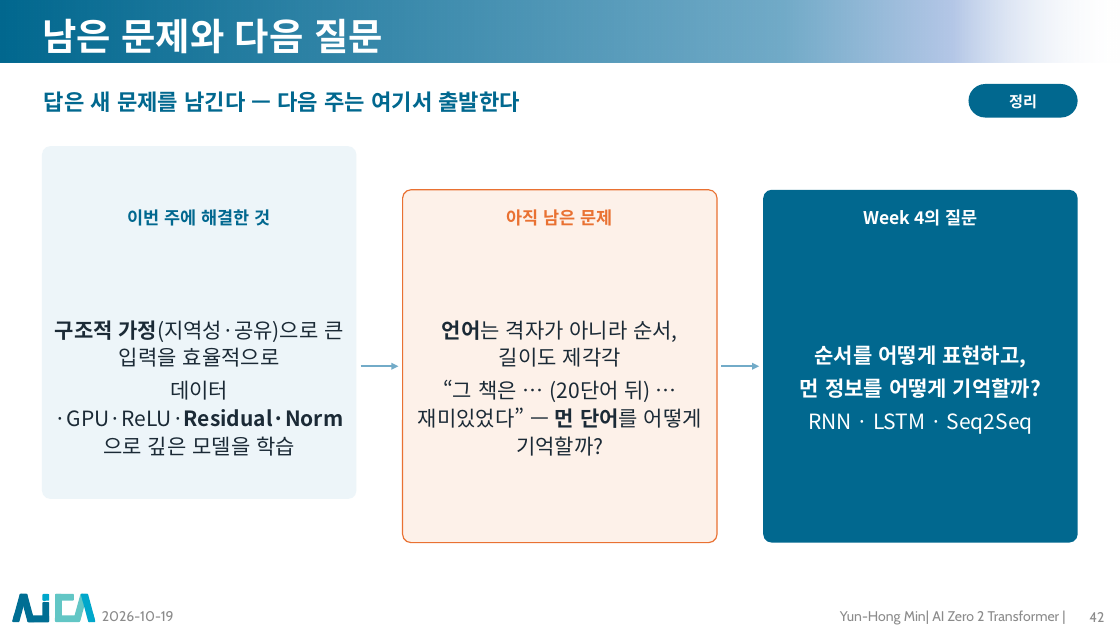
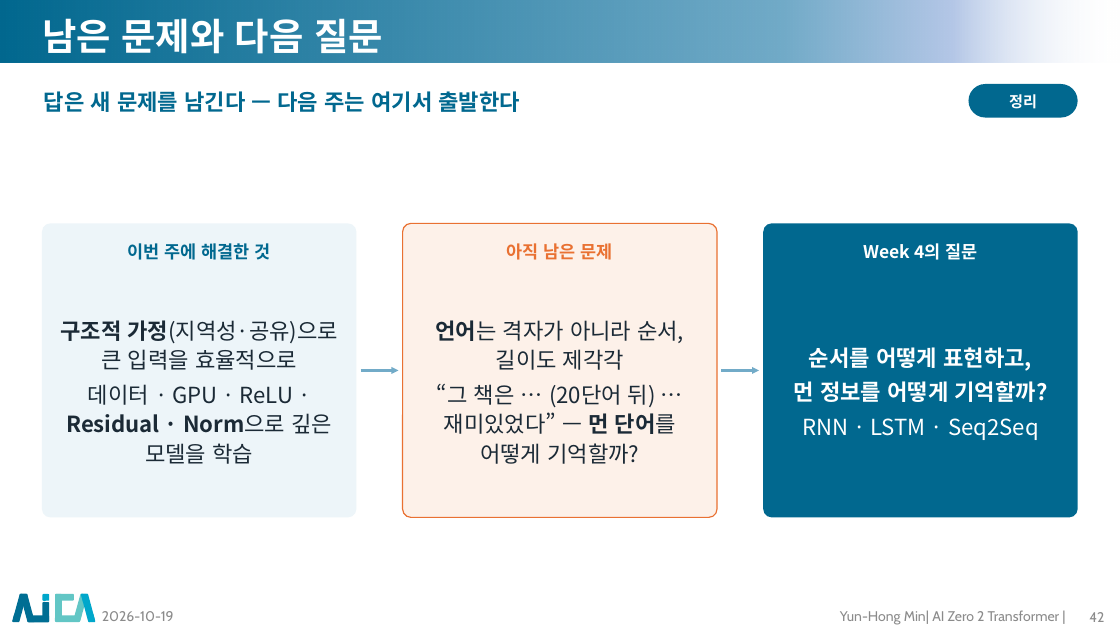
Before and after one commit to myunhh/AI-Zero-2-Transformers, a slide deck: slide 42 of lectures/week03_cnn_and_deep_learning.pptx. Drawn at 1120x630 pixels with LibreOffice and Linux fonts; fonts in the diff are those of the drawing; background and template pictures are left out. Boxes give left, top, right and bottom in pixels: in the first picture for what was removed or moved away, otherwise in the second. Text is boxed around its words. In the diff, an @@ line names an element or a change of style, - is before the commit and + after.

```diff
--- a/lectures/week03_cnn_and_deep_learning.pptx
+++ b/lectures/week03_cnn_and_deep_learning.pptx
@@ proportions changed in 3 elements at (402,223,717,518), (764,223,1078,518), (42,223,356,518) @@
@@ rounded rectangle: place and size @@
-rounded rectangle at (42,146,356,499)
+rounded rectangle at (42,223,356,518)
@@ rounded rectangle: place and size @@
-rounded rectangle at (402,190,717,543)
+rounded rectangle at (402,223,717,518)
@@ rounded rectangle: place and size @@
-rounded rectangle at (764,190,1078,543)
+rounded rectangle at (764,223,1078,518)
@@ 3 texts: place and size @@
-3 texts at (127,209,977,226)
+3 texts at (127,243,977,260)
@@ text "언어는 격자가 아니라 순서, 길이도 ...": place and size @@
-text "언어는 격자가 아니라 순서, 길이도 ..." at (418,320,702,456)
+text "언어는 격자가 아니라 순서, 길이도 ..." at (436,320,684,464)
@@ text "언어는 격자가 아니라 순서, 길이도 ..." at (436,320,684,464): size 18 to 19 pt @@
@@ text "순서를 어떻게 표현하고," at (794,347,1048,440): size 18 to 19 pt @@
@@ text at (60,320,339,370): size 18 to 19 pt in "구조적 가정(지역성·공유)으로 큰 입력을 효율적으로" @@
@@ text at (66,384,332,464): text changed; size 18 to 19 pt @@
-데이터·GPU·ReLU·Residual·Norm으로 깊은 모델을 학습
+데이터 · GPU · ReLU · Residual · Norm으로 깊은 모델을 학습
@@ arrow moved from (360, 366) - (398, 366) to (360, 371) - (398, 371) @@
@@ arrow moved from (722, 366) - (760, 366) to (722, 371) - (760, 371) @@
```
Also in this commit, not shown: 30 other slides changed, 17 other files.
